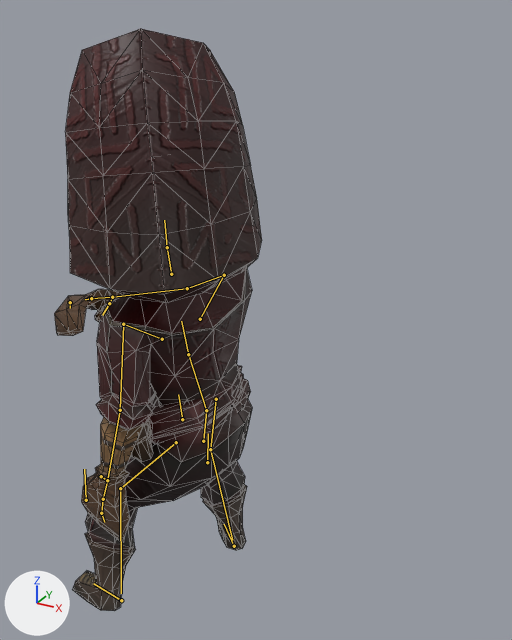
What one commit did to the glTF model BaseFramework 3D/Asset/Models/Character/Player/Rogue.gltf.
Camera for both pictures: a 50 mm lens placed at (1.99, -2.54, 2.95), pointed at (0.38, 0.4, 1.49). Arrows for +X, +Y and +Z are at lower left; the lights stay in place. The picture after the commit comes second. Both versions are drawn at frame 5 of the action 'Dagger_Attack'; the numbers are the values there. The bones that change, and the others that lie on the model, are drawn over the model as lines. Mesh edges are drawn as thin lines on the coarser meshes.

Names of what the first picture shows: 'Belt', 'Face', 'Pouch', 'Rogue' and 1 more.
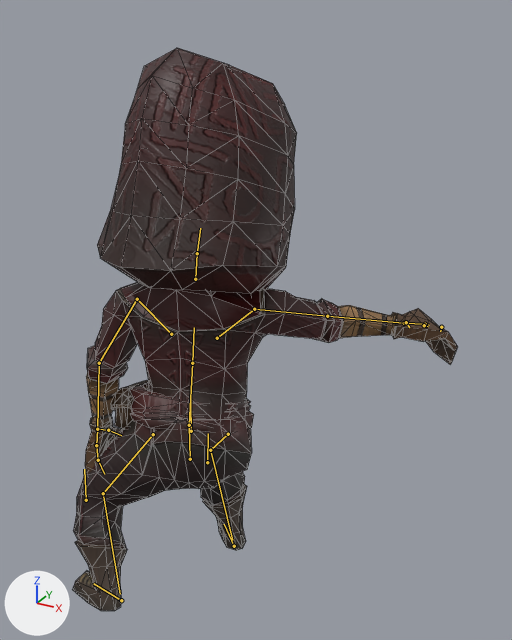
The change, as a diff of the scene's bpy script:
```diff
--- a/BaseFramework 3D/Asset/Models/Character/Player/Rogue.gltf.py
+++ b/BaseFramework 3D/Asset/Models/Character/Player/Rogue.gltf.py
@@ bone_body @@
 bone_body = bpy.data.objects['CharacterArmature'].pose.bones['Body']  # child of 'Root'
-bone_body.location = (-0.04, -0.197, 0.054)
-bone_body.rotation_quaternion = (0.722, -0.031, 0.687, -0.081)  # degrees (-70, 81, -75)
+bone_body.location = (-0.054, -0.301, 0.122)
+bone_body.rotation_quaternion = (0.969, 0.071, 0.233, -0.035)  # degrees (8, 27, -2)
@@ bone_head @@
 bone_head = bpy.data.objects['CharacterArmature'].pose.bones['Head']  # child of 'Neck'
-bone_head.rotation_quaternion = (0.938, 0.043, -0.341, 0.049)  # degrees (4, -40, 5)
+bone_head.rotation_quaternion = (0.982, 0.036, -0.185, 0.01)  # degrees (4, -21, 0)
@@ bone_lowerarm_l @@
 bone_lowerarm_l = bpy.data.objects['CharacterArmature'].pose.bones['LowerArm.L']  # child of 'UpperArm.L'
-bone_lowerarm_l.rotation_quaternion = (0.957, -0.191, 0.056, -0.21)  # degrees (-23, 2, -25)
+bone_lowerarm_l.rotation_quaternion = (0.956, -0.192, 0.069, -0.21)  # degrees (-23, 3, -25)
@@ bone_upperarm_r @@
 bone_upperarm_r = bpy.data.objects['CharacterArmature'].pose.bones['UpperArm.R']  # child of 'Shoulder.R'
-bone_upperarm_r.rotation_quaternion = (0.705, -0.294, -0.067, 0.642)  # degrees (-31, 16, 80)
+bone_upperarm_r.rotation_quaternion = (0.952, -0.113, 0.145, 0.245)  # degrees (-9, 19, 27)
@@ bone_lowerarm_r @@
 bone_lowerarm_r = bpy.data.objects['CharacterArmature'].pose.bones['LowerArm.R']  # child of 'UpperArm.R'
-bone_lowerarm_r.rotation_quaternion = (0.72, 0.004, -0.01, 0.694)  # degrees (0, -1, 88)
+bone_lowerarm_r.rotation_quaternion = (1.0, 0.0, 0.0, 0.0)  # degrees (0, 0, 0)
@@ bone_upperleg_l @@
 bone_upperleg_l = bpy.data.objects['CharacterArmature'].pose.bones['UpperLeg.L']  # child of 'Body'
-bone_upperleg_l.rotation_quaternion = (0.903, -0.309, 0.255, -0.154)  # degrees (-43, 21, -28)
+bone_upperleg_l.rotation_quaternion = (0.906, -0.197, -0.288, -0.241)  # degrees (-16, -38, -24)
@@ bone_lowerleg_l @@
 bone_lowerleg_l = bpy.data.objects['CharacterArmature'].pose.bones['LowerLeg.L']  # child of 'UpperLeg.L'
-bone_lowerleg_l.rotation_quaternion = (0.892, 0.452, 0.0, 0.0)  # degrees (54, 0, 0)
+bone_lowerleg_l.rotation_quaternion = (0.854, 0.52, 0.0, 0.0)  # degrees (63, 0, 0)
@@ bone_upperleg_r @@
 bone_upperleg_r = bpy.data.objects['CharacterArmature'].pose.bones['UpperLeg.R']  # child of 'Body'
-bone_upperleg_r.rotation_quaternion = (0.926, -0.154, 0.341, 0.056)  # degrees (-19, 40, 0)
+bone_upperleg_r.rotation_quaternion = (0.879, -0.445, -0.169, -0.031)  # degrees (-55, -19, 6)
@@ bone_lowerleg_r @@
 bone_lowerleg_r = bpy.data.objects['CharacterArmature'].pose.bones['LowerLeg.R']  # child of 'UpperLeg.R'
-bone_lowerleg_r.rotation_quaternion = (0.909, 0.417, 0.0, 0.0)  # degrees (49, 0, 0)
+bone_lowerleg_r.rotation_quaternion = (0.817, 0.576, 0.0, 0.0)  # degrees (70, 0, 0)
```

Where the change shows, as pixel boxes (x1, y1, x2, y2) in the pictures (512 x 640 px):
'Face', posed (10% shorter)
    before: (65, 29, 262, 303)
    after: (97, 48, 297, 295)
'Rogue', posed (94% wider)
    before: (54, 268, 252, 611)
    after: (72, 282, 457, 611)
'Belt', posed
    before: (147, 365, 251, 444)
    after: (129, 382, 254, 434)
bone 'Body', root to tip
    before: (182, 419) to (178, 394)
    after: (191, 431) to (190, 403)
bone 'Head', root to tip
    before: (167, 247) to (164, 220)
    after: (197, 253) to (200, 228)
bone 'LowerArm.L', root to tip
    before: (120, 410) to (107, 480)
    after: (99, 363) to (97, 429)
bone 'UpperArm.R', root to tip
    before: (224, 275) to (187, 288)
    after: (254, 309) to (327, 316)
bone 'LowerArm.R', root to tip
    before: (187, 288) to (112, 297)
    after: (327, 316) to (404, 323)
bone 'UpperLeg.L', root to tip
    before: (176, 442) to (120, 488)
    after: (153, 434) to (103, 493)
bone 'LowerLeg.L', root to tip
    before: (120, 488) to (121, 593)
    after: (103, 493) to (120, 594)
bone 'UpperLeg.R', root to tip
    before: (216, 399) to (210, 449)
    after: (228, 434) to (210, 450)
bone 'LowerLeg.R', root to tip
    before: (210, 449) to (232, 540)
    after: (210, 450) to (232, 540)
